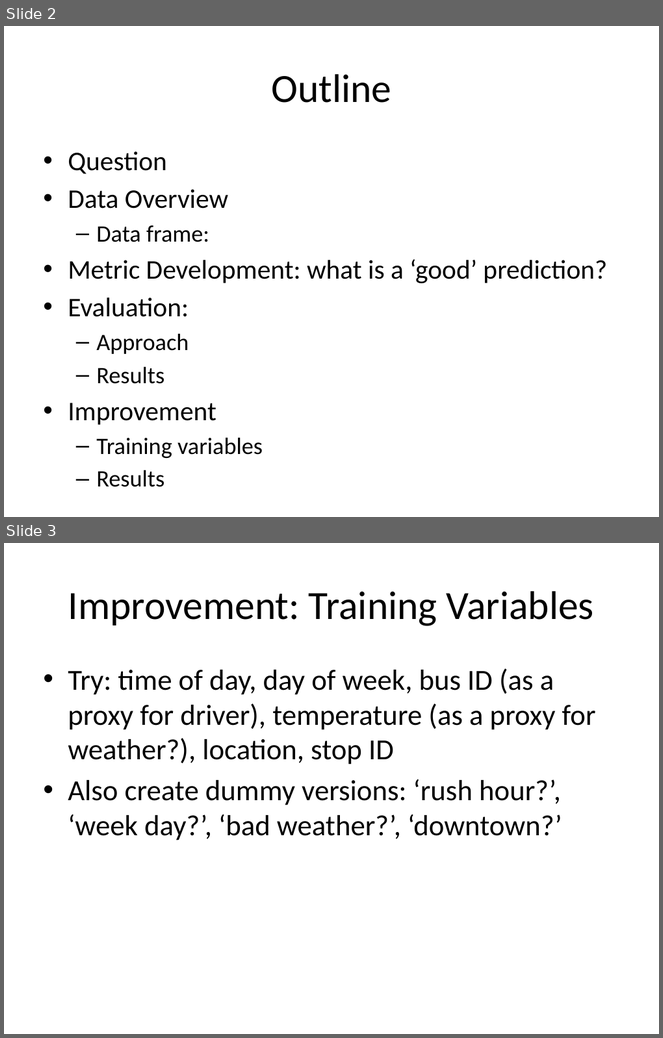
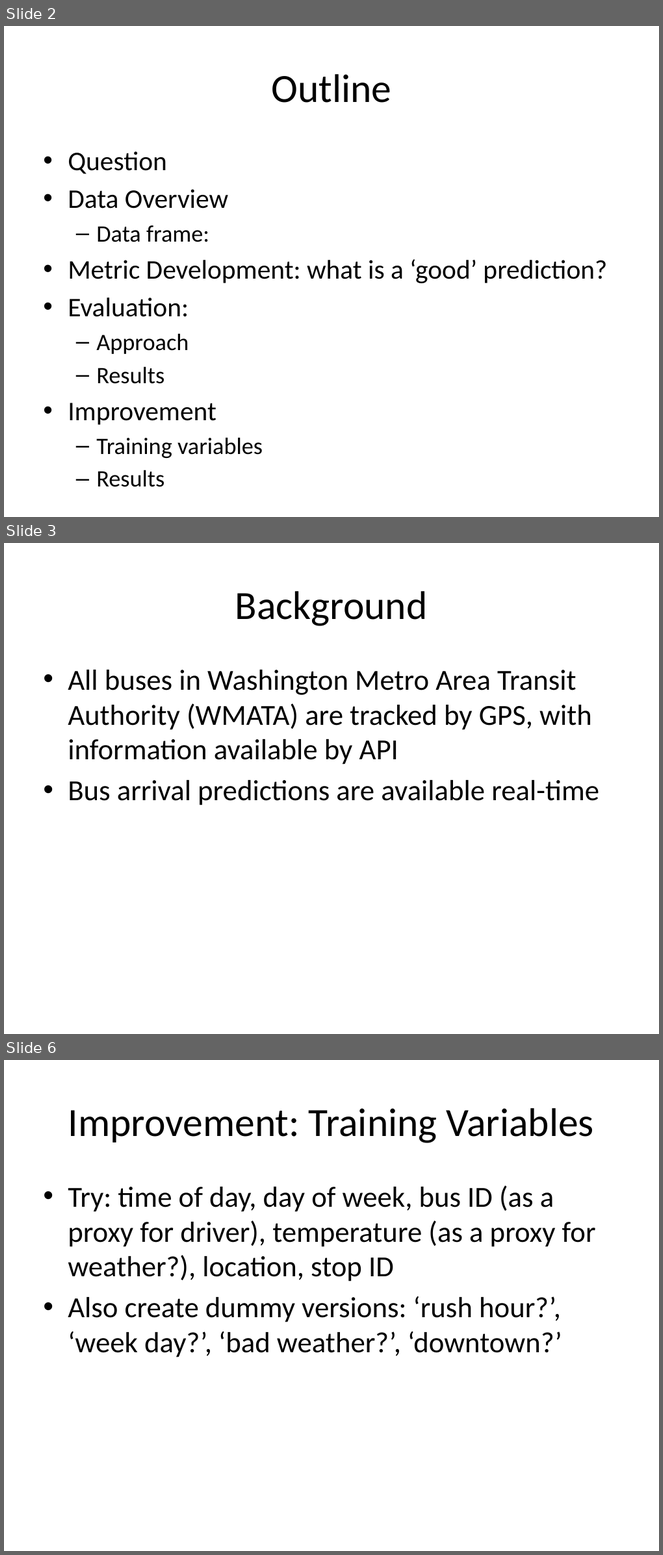
Before and after one commit to afcarl/MetroMetric, a slide deck: Notes on MetroMetric.pptx. Shown one above the other, each under a label of ours: slides 2 and 3 before the commit, slides 2, 3 and 6 after it; the slides between them are not shown. The pictures are 663x1038 and 663x1555 pixels, drawn with LibreOffice and Linux fonts; fonts in the diff are those of the drawing. Boxes give left, top, right and bottom in pixels: in the first picture for what was removed or moved away, otherwise in the second. Text is boxed around its words. In the diff, an @@ line names an element or a change of style, - is before the commit and + after.

```diff
--- a/Notes on MetroMetric.pptx
+++ b/Notes on MetroMetric.pptx
@@ slide 3 added at (x1=4, y1=543, x2=659, y2=1034), background #FFFFFF @@
@@ title added at (x1=235, y1=591, x2=428, y2=626), 44 pt, text #000000 @@
+Background
@@ text added at (x1=68, y1=670, x2=599, y2=806), 32 pt, text #000000 @@
+• All buses in Washington Metro Area Transit Authority (WMATA) are tracked by GPS, with information available by API
+• Bus arrival predictions are available real-time
@@ what was slide 3 is now slide 6 @@
```
Also in this commit, not shown: 2 other slides added, 28 other files.
